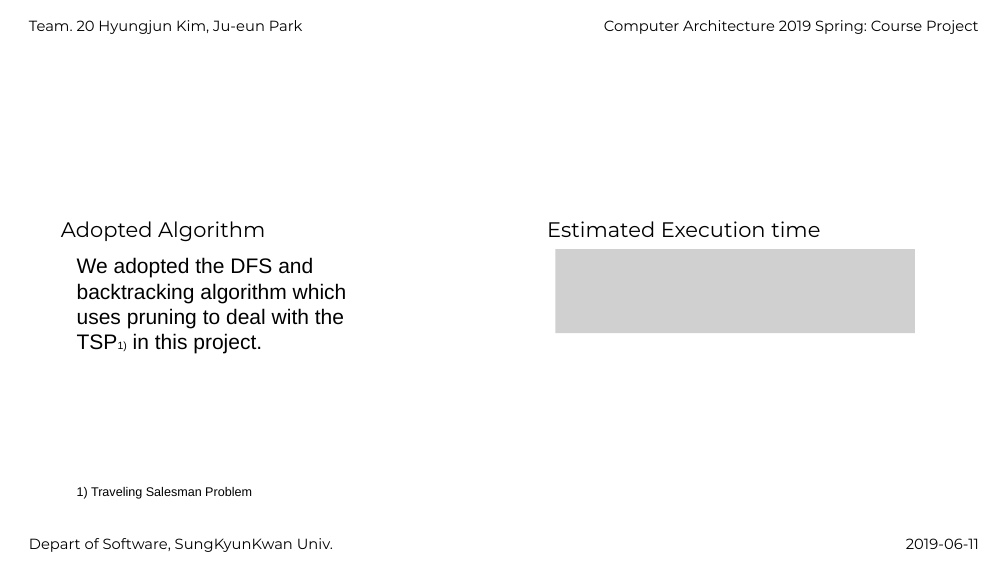
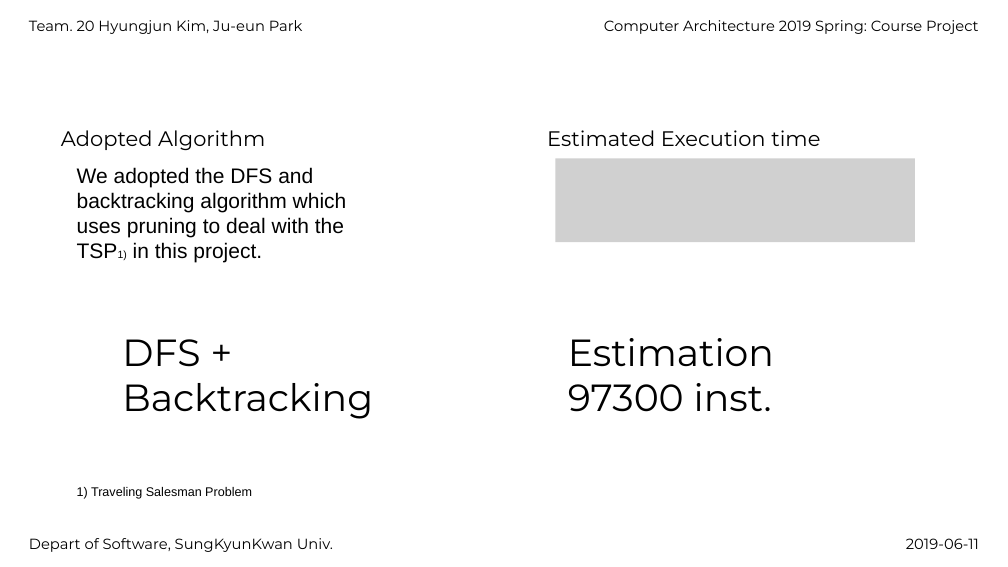
Before and after one commit to khj68/computer_architecture, a slide deck: slide 1 of team20_phase3_slide+proj_arch.pptx. Drawn at 1008x567 pixels with LibreOffice and Linux fonts; fonts in the diff are those of the drawing; grey boxes stand for pictures. Boxes give left, top, right and bottom in pixels: in the first picture for what was removed or moved away, otherwise in the second. Text is boxed around its words. In the diff, an @@ line names an element or a change of style, - is before the commit and + after.

Commit message:
edit slides

```diff
--- a/team20_phase3_slide+proj_arch.pptx
+++ b/team20_phase3_slide+proj_arch.pptx
@@ 3 texts: place and size @@
-3 texts at bbox=[61, 221, 820, 354]
+3 texts at bbox=[61, 130, 820, 263]
@@ picture added at bbox=[556, 158, 916, 242] @@
@@ picture removed at bbox=[556, 250, 916, 333] @@
@@ text added at bbox=[122, 339, 373, 419], 36 pt, text #000000 @@
+DFS + Backtracking
@@ text added at bbox=[568, 338, 774, 412], 36 pt, text #000000 @@
+Estimation
+97300 inst.
```
Also in this commit, not shown: 1 other slide changed.
